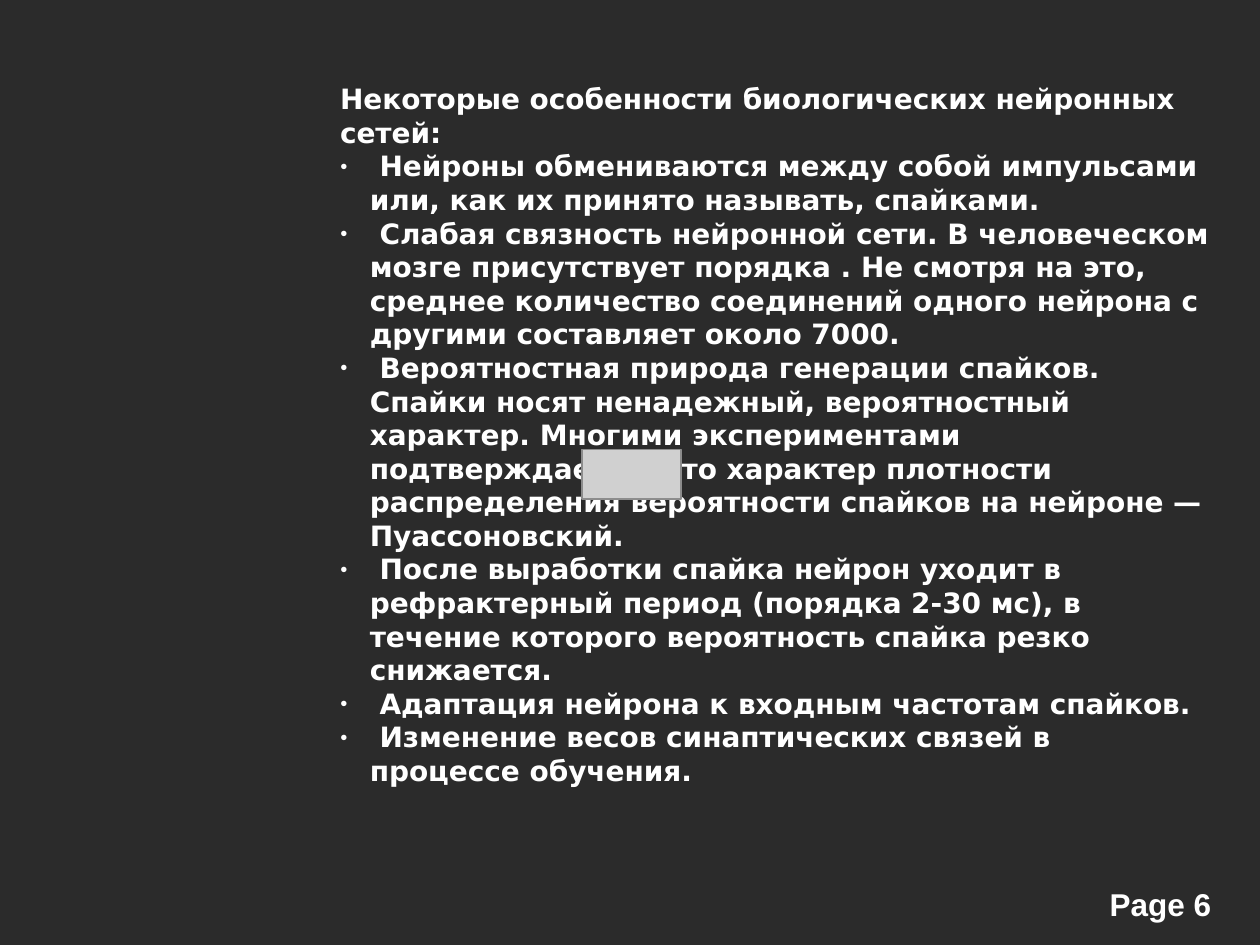
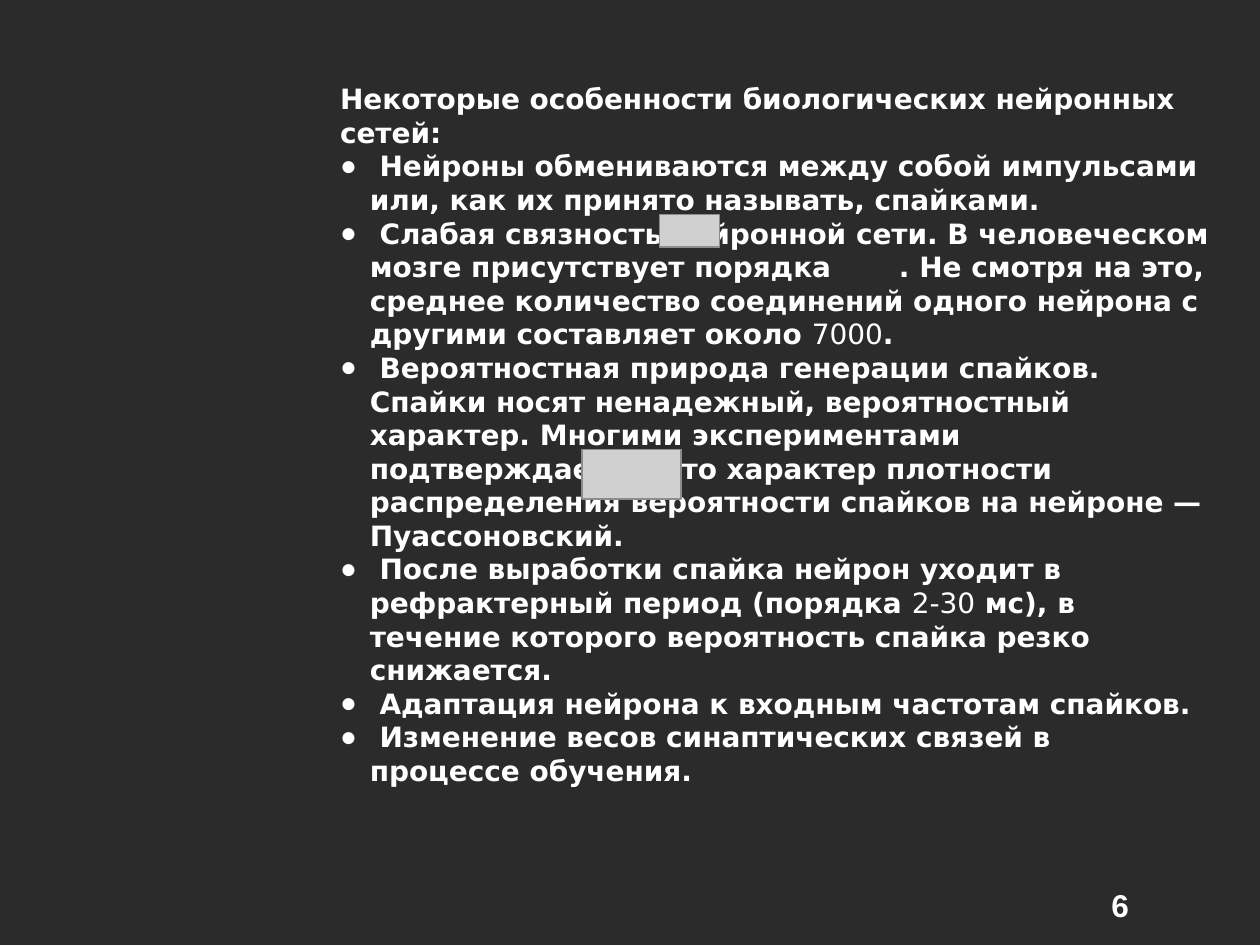
Before and after one commit to alexeyche/alexeyche-junk, a slide deck: slide 6 of cns/doc/conf.ppt. Drawn at 1260x945 pixels with LibreOffice and Linux fonts; fonts in the diff are those of the drawing; grey boxes stand for pictures; background and template pictures are left out; a plain dark background stands for a picture behind light text. Boxes give left, top, right and bottom in pixels: in the first picture for what was removed or moved away, otherwise in the second. Text is boxed around its words. In the diff, an @@ line names an element or a change of style, - is before the commit and + after.

```diff
--- a/cns/doc/conf.ppt
+++ b/cns/doc/conf.ppt
@@ text at [370,154,1208,787]: bold off in "7000.", "2-30" @@
@@ picture added at [660,214,719,247] @@
@@ page number at [1111,895,1129,918]: text changed @@
-Page 6
+6
```
Also in this commit, not shown: 9 other slides changed, 3 slides added, 3 slides removed, 2 other files.
